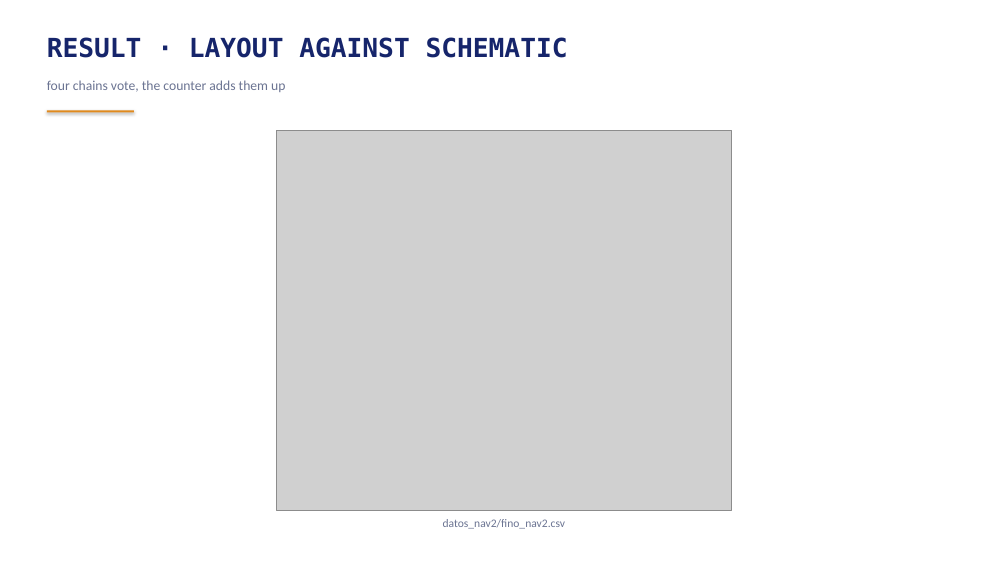
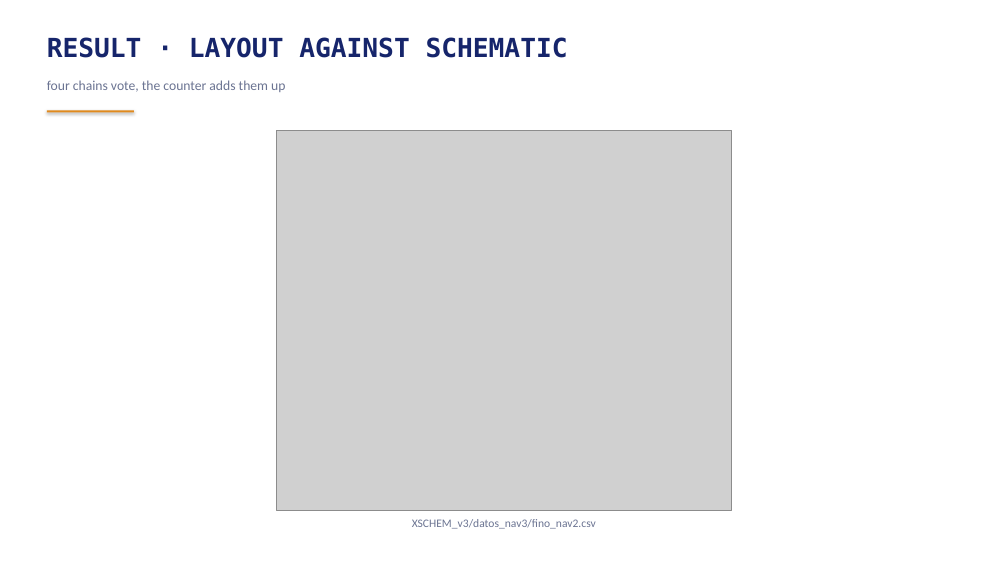
Before and after one commit to AnBuiUCI/sscs-2026-zotnetic, a slide deck: slide 60 of FINAL/reportes/reporte_zotnetic_EN.pptx. Drawn at 1008x567 pixels with LibreOffice and Linux fonts; fonts in the diff are those of the drawing; grey boxes stand for pictures. Boxes give left, top, right and bottom in pixels: in the first picture for what was removed or moved away, otherwise in the second. Text is boxed around its words. In the diff, an @@ line names an element or a change of style, - is before the commit and + after.

```diff
--- a/FINAL/reportes/reporte_zotnetic_EN.pptx
+++ b/FINAL/reportes/reporte_zotnetic_EN.pptx
@@ text at bbox=[412, 519, 596, 529]: text changed @@
-datos_nav2/fino_nav2.csv
+XSCHEM_v3/datos_nav3/fino_nav2.csv
```
Also in this commit, not shown: 6 other slides changed, 10 other files.
